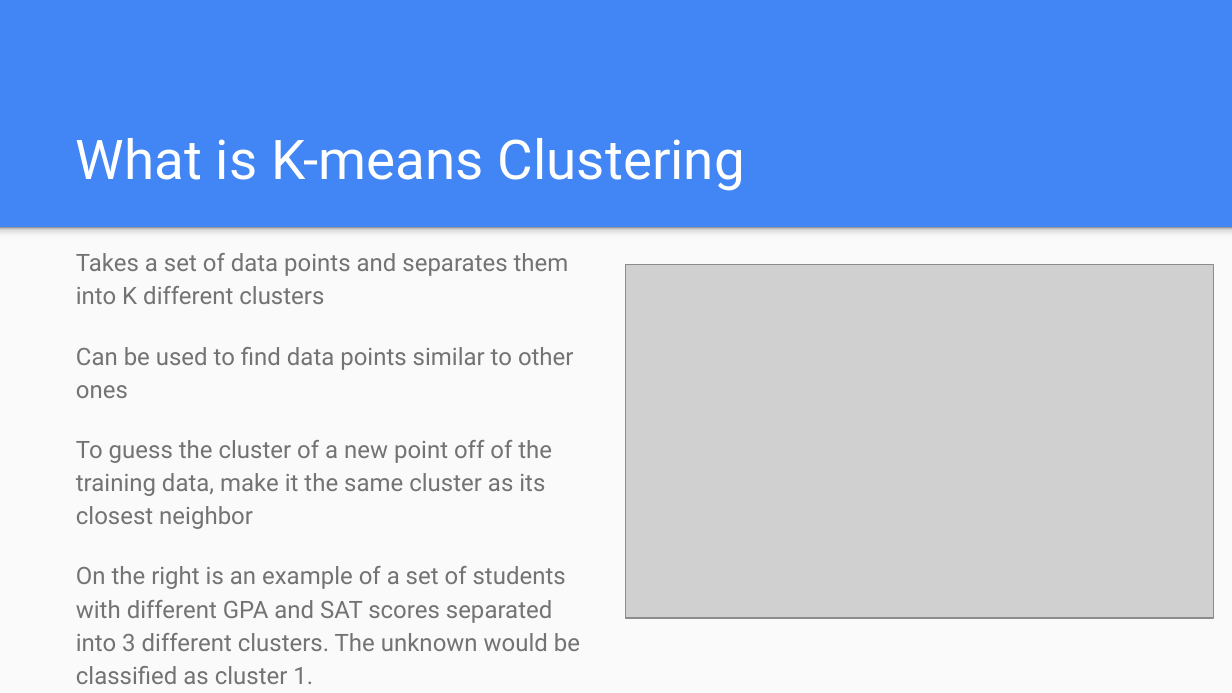
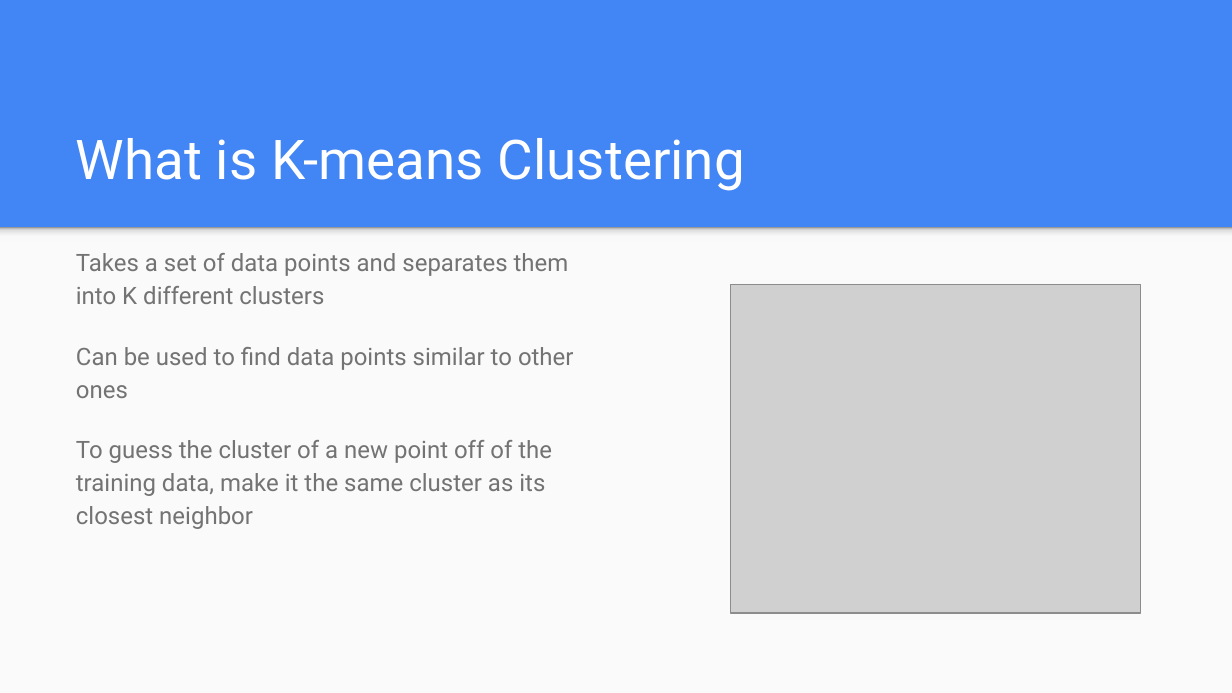
Before and after one commit to JohnnyBerman/HCS-Data-Science-Bootcamp, a slide deck: slide 8 of HCS Data Science Bootcamp.pptx (slide 7 before the commit). Drawn at 1232x693 pixels with LibreOffice and Linux fonts; fonts in the diff are those of the drawing; grey boxes stand for pictures. Boxes give left, top, right and bottom in pixels: in the first picture for what was removed or moved away, otherwise in the second. Text is boxed around its words. In the diff, an @@ line names an element or a change of style, - is before the commit and + after.

```diff
--- a/HCS Data Science Bootcamp.pptx
+++ b/HCS Data Science Bootcamp.pptx
@@ picture: place and size @@
-picture at (625, 265, 1214, 618)
+picture at (731, 285, 1141, 612)
@@ text at (76, 566, 580, 684): paragraph removed @@
-On the right is an example of a set of students with different GPA and SAT scores separated into 3 different clusters. The unknown would be classified as cluster 1.
```
Also in this commit, not shown: 3 other slides changed, 3 slides added.
